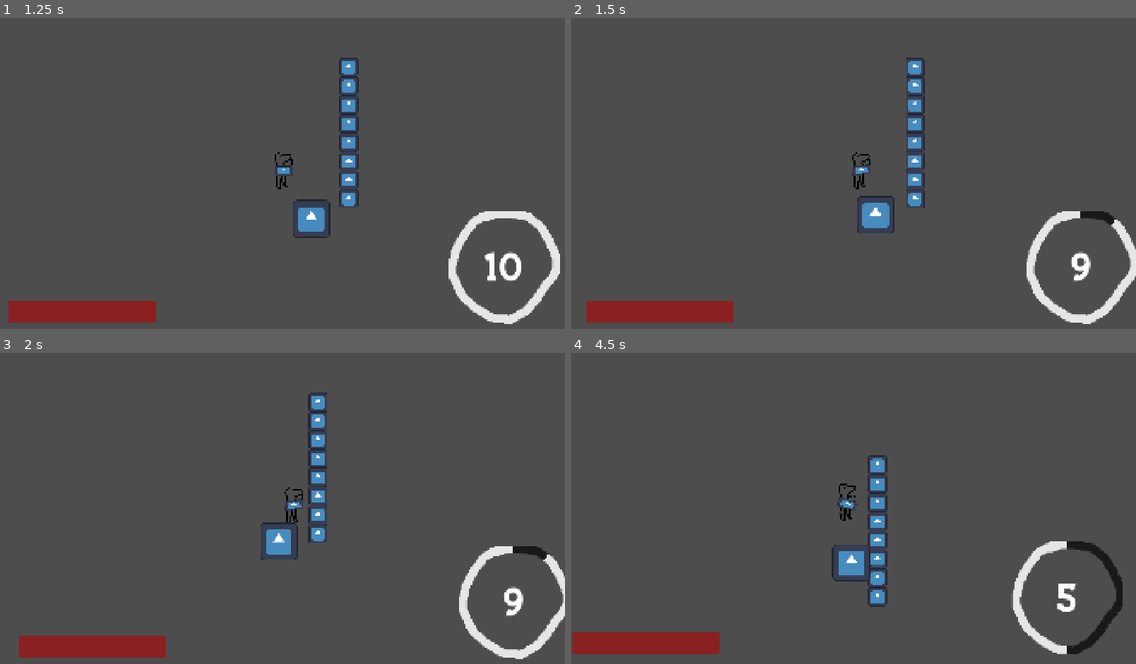
Above: before the commit, frames 1-4 (two rows, left to right).
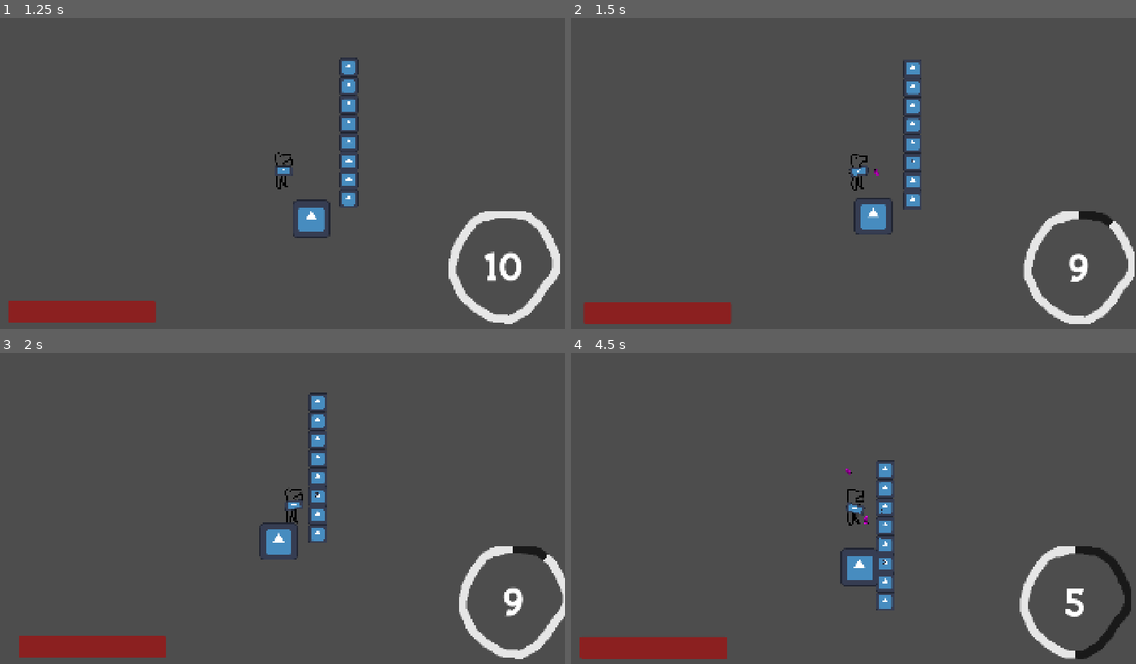
Above: after the commit, the same moments.

Repository: Username1930466/AppleSeedGameJam
Game: Godot game, scene res://scenes/Menu.tscn
Same seed, same stepped clock (60 frames per second), same inputs: the game is played once before the commit and once after it. This scene is started directly instead of the project's main scene. The engine's default icon, where the game draws it, is replaced by a stand-in: a white triangle on a blue panel in a dark square.
Inputs (mouse positions are in pixels of both pictures, inside the frame that each line leads up to):
- Up to frame 1 (1.25 s): click "Play" at 0.5 s
- Up to frame 2 (1.5 s): move the mouse to (977, 154) at 1.27 s; press the mouse at (977, 154) at 1.28 s; hold D (move_right) from 1.28 s (still down)
- Up to frame 3 (2 s): keep holding D (move_right)
- Up to frame 4 (4.5 s): move the mouse to (740, 520) at 2.02 s; release D (move_right) at 2.03 s; release the mouse at (740, 520) at 2.03 s; hold S (move_down) 2.03-2.78 s; click (740, 520) at 2.1 s; move the mouse to (910, 436) at 2.77 s; press the mouse at (910, 436) at 2.78 s; hold D (move_right) 2.78-3.53 s; move the mouse to (825, 567) at 3.52 s; release the mouse at (825, 567) at 3.53 s; hold W (move_up) 3.53-4.28 s; click (825, 567) at 3.6 s; move the mouse to (1023, 552) at 4.27 s; press the mouse at (1023, 552) at 4.28 s; hold A (move_left) from 4.28 s (still down)

Frame 1 is identical in both runs. In frame 2, 2.6% of the frame differs, in the area x 2-100%, y 12-99%; in frame 3, 0.2%; in frame 4, 5.8%, in the area x 0-100%, y 32-99%.
Error before the commit: Parse Error: Variable "damage" has the same name as a previously declared variable. (res://scripts/bullet.gd:6)

Commit message:
post conflicts pre fix

Diff:
--- a/scenes/game.tscn
+++ b/scenes/game.tscn
@@ -244,6 +244,7 @@
 text = "25"
 horizontal_alignment = 1
 vertical_alignment = 1
+
 [node name="Enemies" type="Node" parent="."]
 
 [node name="NormalDino" parent="Enemies" instance=ExtResource("6_p57ef")]
--- a/scripts/bullet.gd
+++ b/scripts/bullet.gd
@@ -3,7 +3,6 @@
 var damage: int
 var dir: Vector2
 var hit = false
-var damage = 20
 @onready var enemy : NormalDinoEnemy
 
 func _ready() -> void:
Not shown: 2 places in scenes/game.tscn that only renumber resources
